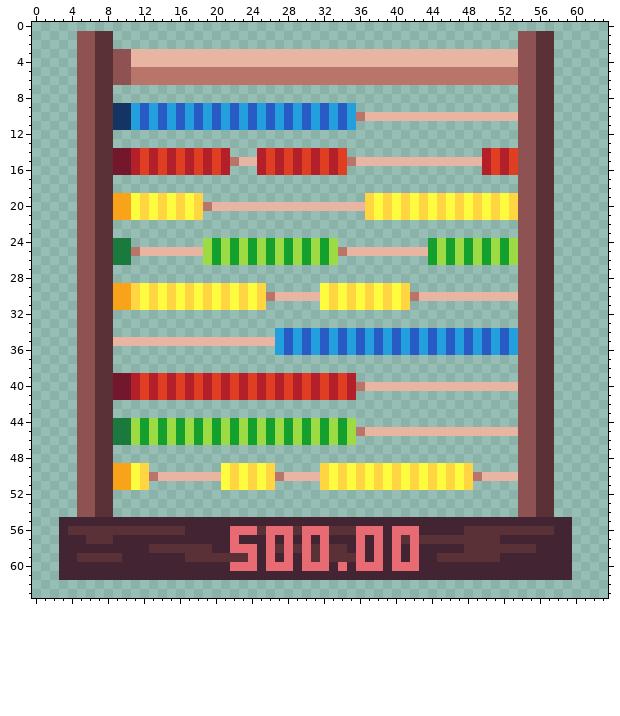
Edited in one commit: pixel-art sprite (src/assets/trophies/Stranded Away/Baby Steps.png). Above, as it was before the edit.
The file is 64x64 pixels.
Now the later version:
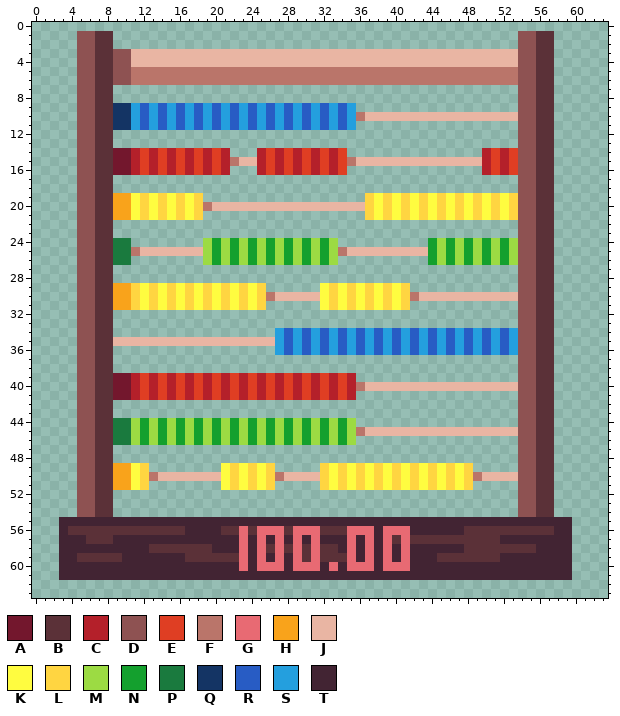
Palette (. is transparent): A #73172d  B #5b3138  C #b4202a  D #8e5252  E #df3e23  F #ba756a  G #e86a73  H #f9a31b  J #e9b5a3  K #fffc40  L #ffd541  M #9cdb43  N #14a02e  P #1a7a3e  Q #143464  R #285cc4  S #249fde  T #422433
Diff:
The author changed colour G to colour B in row 56 at x 22, 24, 28 and 32; in row 57 at x 40 and 42; in row 58 at x 26, 28, 30 and 32; in row 59 at x 30 and 32.
The author changed colour T to colour B in row 56 at x 21.
The author changed colour B to colour G in row 56 at x 25, 29 and 35; in row 57 at x 41; in row 58 at x 27, 29 and 31; in row 59 at x 23, 31 and 35.
The author changed colour T to colour G in row 56 at x 39; in row 57 at x 23, 25, 27, 29, 31, 35, 37 and 39; in row 58 at x 25, 35, 37, 39 and 41; in row 59 at x 25, 27, 29, 37, 39 and 41; in row 60 at x 25, 29, 33, 35 and 39.
The author changed colour B to colour T in row 58 at x 34.
The author changed colour G to colour T in row 56 at x 38 and 42; in row 57 at x 22, 26, 28, 30, 32, 36 and 38; in row 58 at x 22, 24, 36, 38, 40 and 42; in row 59 at x 24, 26, 28, 36, 38, 40 and 42; in row 60 at x 22, 24, 28, 32, 34, 38 and 42.
